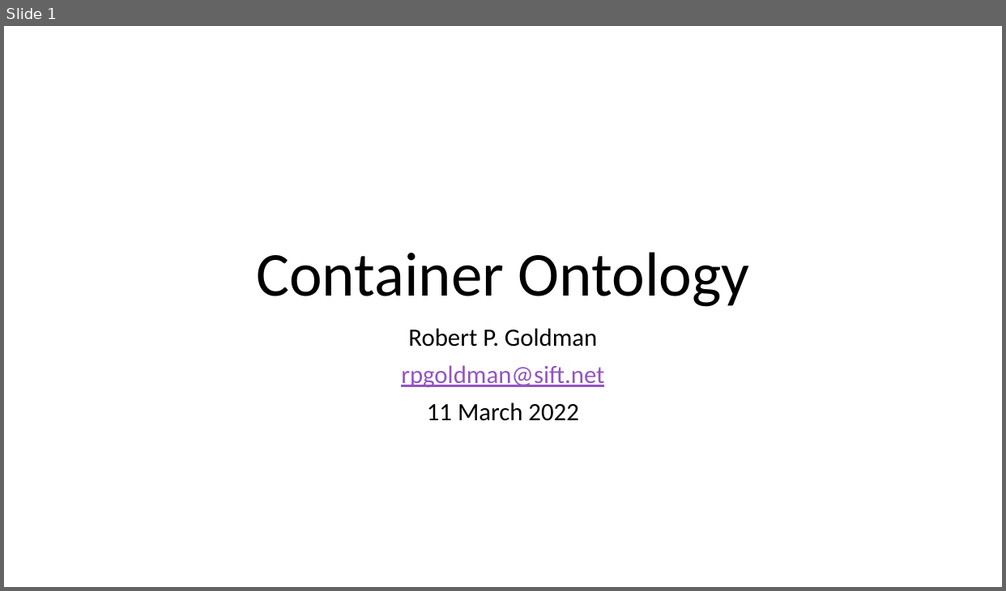
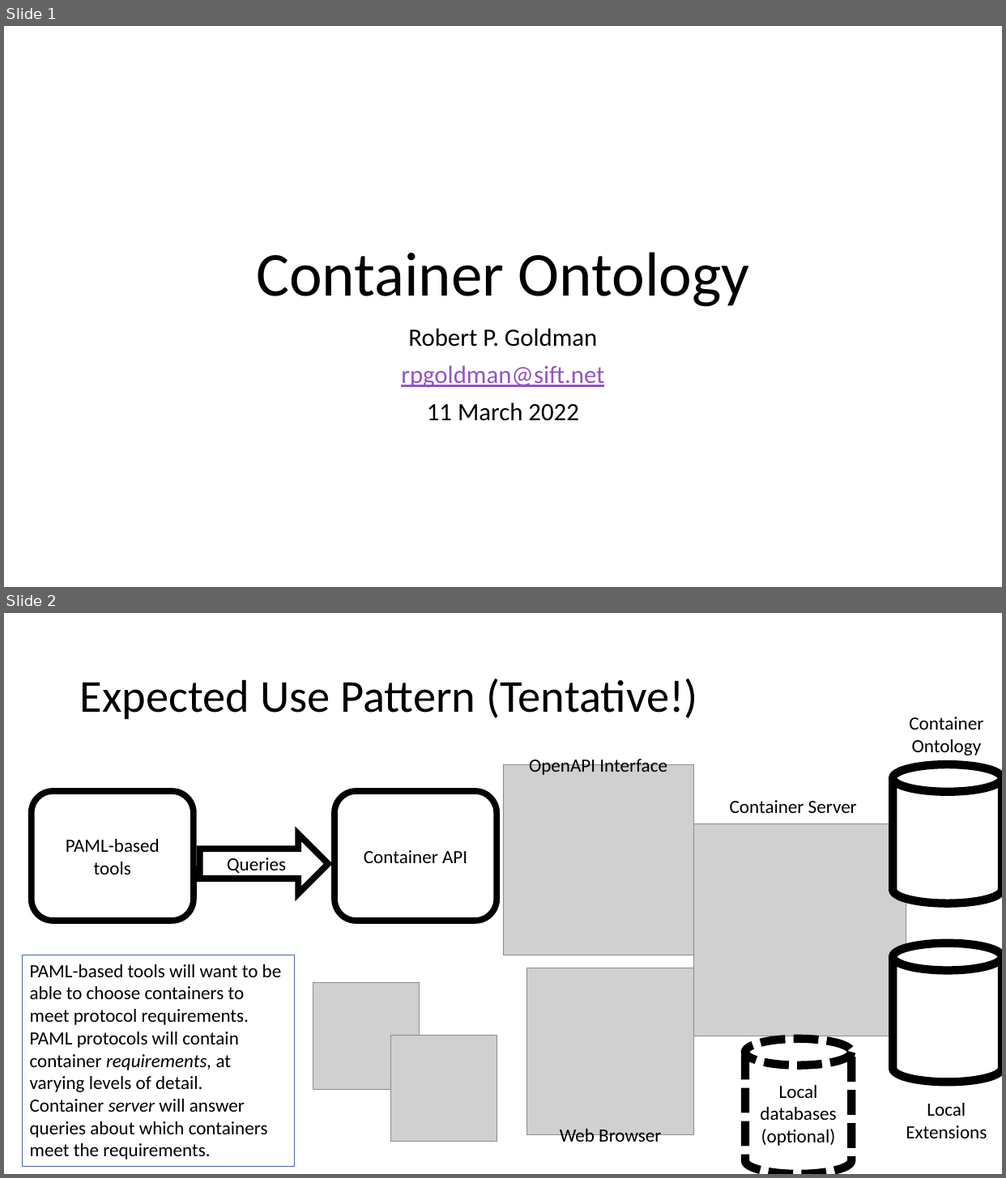
Before and after one commit to Bioprotocols/container-ontology, a slide deck: docs/Container Ontology 2022-03-11.pptx. Shown one above the other, each under a label of ours: slide 1 before the commit, slides 1 and 2 after it. The pictures are 1006x591 and 1006x1178 pixels, drawn with LibreOffice and Linux fonts; fonts in the diff are those of the drawing; grey boxes stand for pictures. Boxes give left, top, right and bottom in pixels: in the first picture for what was removed or moved away, otherwise in the second. Text is boxed around its words. In the diff, an @@ line names an element or a change of style, - is before the commit and + after.

```diff
--- a/docs/Container Ontology 2022-03-11.pptx
+++ b/docs/Container Ontology 2022-03-11.pptx
@@ slide 2 added at (4,613,1002,1174), background #FFFFFF @@
@@ title added at (80,679,698,719), 44 pt, text #000000 @@
+Expected Use Pattern (Tentative!)
@@ text added at (909,717,983,756), 18 pt, text #000000 @@
+Container
+Ontology
@@ text added at (529,756,667,775), 18 pt, text #000000 @@
+OpenAPI Interface
@@ picture added at (503,764,694,955) @@
@@ cylinder added at (893,764,1002,904), fill #FFFFFF, outline #000000 8 pt @@
@@ rounded rectangle added at (31,791,194,921), fill #FFFFFF, outline #000000 6 pt, 18 pt, text #000000 @@
+PAML-based tools
@@ rounded rectangle added at (335,791,497,921), fill #FFFFFF, outline #000000 6 pt, 18 pt, text #000000 @@
+Container API
@@ text added at (730,800,857,813), 18 pt, text #000000 @@
+Container Server
@@ picture added at (693,824,906,1036) @@
@@ right arrow added at (200,834,329,894), fill #FFFFFF, outline #000000 6 pt, 18 pt, text #000000 @@
+Queries
@@ cylinder added at (893,943,1002,1082), fill #FFFFFF, outline #000000 8 pt @@
@@ rectangle added at (22,955,295,1167), outline #4A66AC 0.75 pt, 18 pt, text #000000 @@
+PAML-based tools will want to be able to choose containers to meet protocol requirements.
+PAML protocols will contain container requirements, at varying levels of detail.
+Container server will answer queries about which containers meet the requirements.
@@ picture added at (527,969,693,1135) @@
@@ picture added at (313,983,420,1090) @@
@@ picture added at (390,1036,496,1142) @@
@@ cylinder added at (745,1039,851,1174), fill #FFFFFF, outline #000000 8 pt dashed, 18 pt, text #000000 @@
+Local databases
+(optional)
@@ text added at (906,1103,987,1139), 18 pt, text #000000 @@
+Local
+Extensions
@@ text added at (560,1129,661,1147), 18 pt, text #000000 @@
+Web Browser
```
Also in this commit, not shown: 4 slides changed, 3 other slides added, 1 slide removed, 2 other files.
